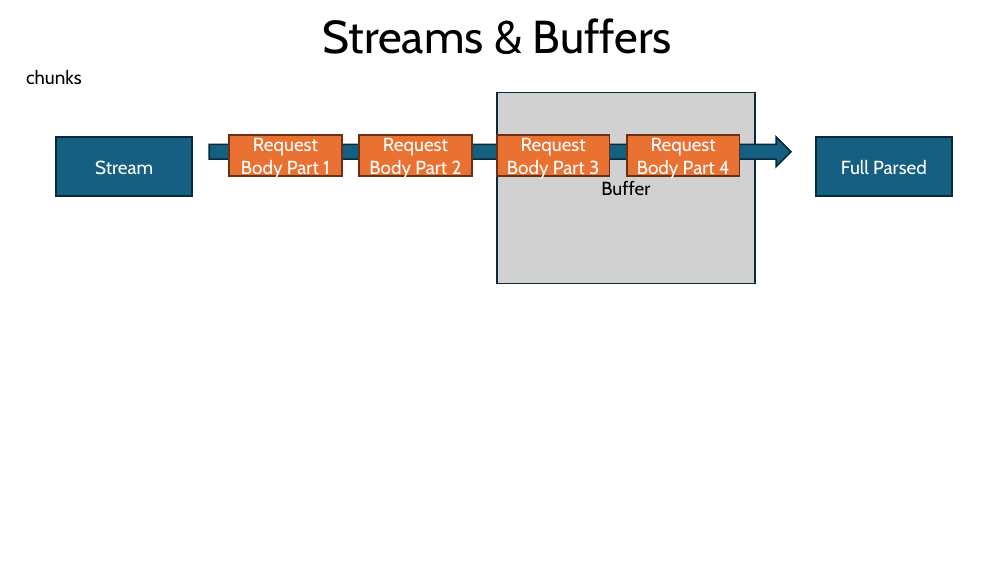
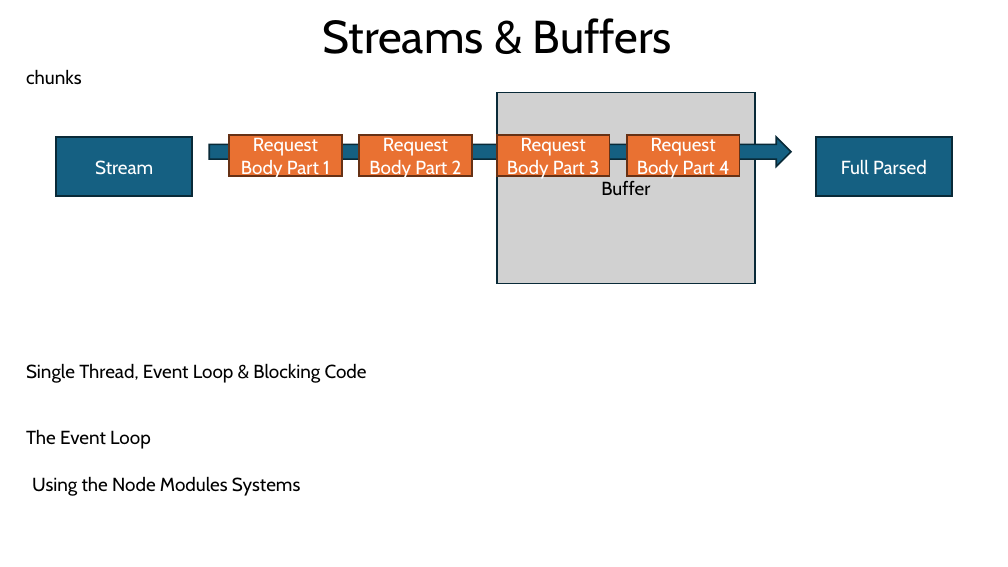
Before and after one commit to PiyushChaturvedii/Batch05, a slide deck: slide 21 of node/Nodejs.pptx. Drawn at 1008x567 pixels with LibreOffice and Linux fonts; fonts in the diff are those of the drawing. Boxes give left, top, right and bottom in pixels: in the first picture for what was removed or moved away, otherwise in the second. Text is boxed around its words. In the diff, an @@ line names an element or a change of style, - is before the commit and + after.

```diff
--- a/node/Nodejs.pptx
+++ b/node/Nodejs.pptx
@@ text added at [26,363,367,383], 18 pt, text #000000 @@
+Single Thread, Event Loop & Blocking Code
@@ text added at [26,429,151,449], 18 pt, text #000000 @@
+The Event Loop
@@ text added at [32,476,300,496], 18 pt, text #000000 @@
+Using the Node Modules Systems
```
Also in this commit, not shown: 1 other slide changed, 1 slide added, 4 other files.
